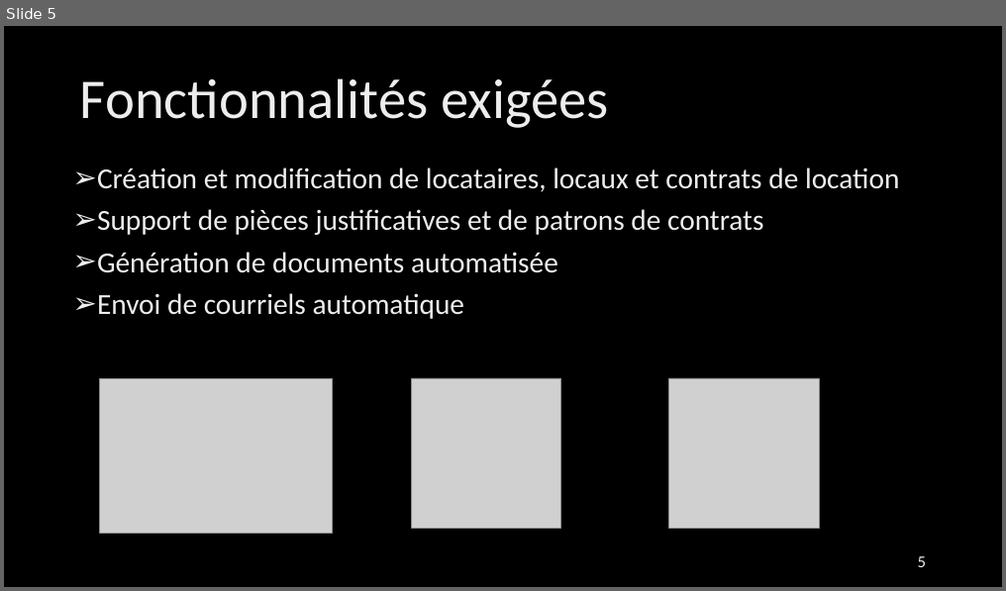
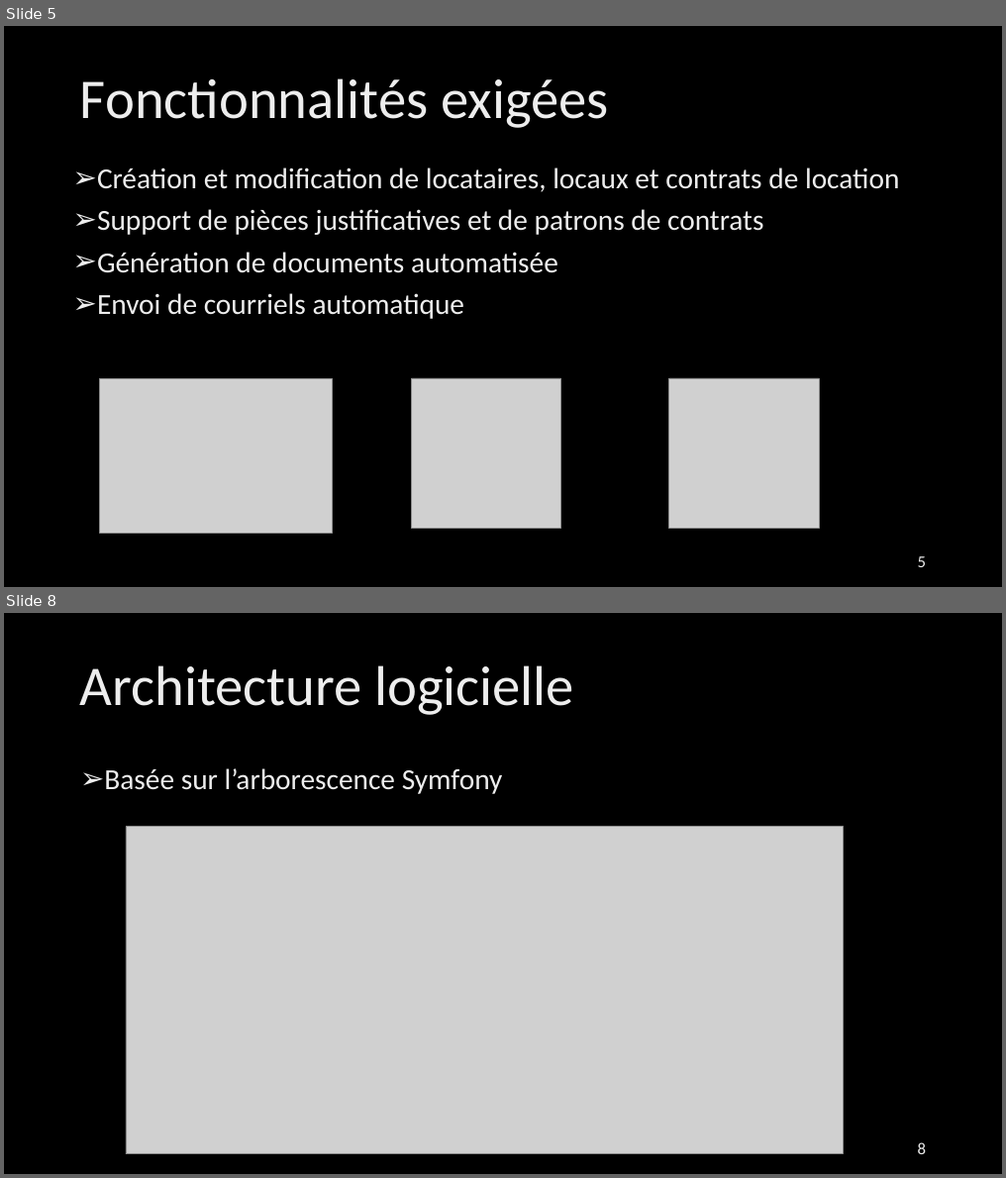
Before and after one commit to cldif/REAM, a slide deck: documents/french presentation.pptx. Shown one above the other, each under a label of ours: slide 5 before the commit, slides 5 and 8 after it; the slides between them are not shown. The pictures are 1006x591 and 1006x1178 pixels, drawn with LibreOffice and Linux fonts; fonts in the diff are those of the drawing; grey boxes stand for pictures; background and template pictures are left out. Boxes give left, top, right and bottom in pixels: in the first picture for what was removed or moved away, otherwise in the second. Text is boxed around its words. In the diff, an @@ line names an element or a change of style, - is before the commit and + after.

```diff
--- a/documents/french presentation.pptx
+++ b/documents/french presentation.pptx
@@ slide 8 added at (x1=4, y1=613, x2=1002, y2=1174), background picture (left out) @@
@@ title added at (x1=80, y1=665, x2=574, y2=715), 54 pt, text gradient #BFBFBF to #EDEDED to #FFFFFF @@
+Architecture logicielle
@@ text added at (x1=104, y1=768, x2=503, y2=794), 28 pt, text gradient #BFBFBF to #EDEDED to #FFFFFF @@
+➢ Basée sur l’arborescence Symfony
@@ picture added at (x1=126, y1=827, x2=844, y2=1155) @@
@@ page number added at (x1=918, y1=1143, x2=926, y2=1155), 16 pt, text gradient #9E9E9E to #EDEDED to #FFFFFF @@
+8
```
Also in this commit, not shown: 1 slide changed, 8 other slides added.
